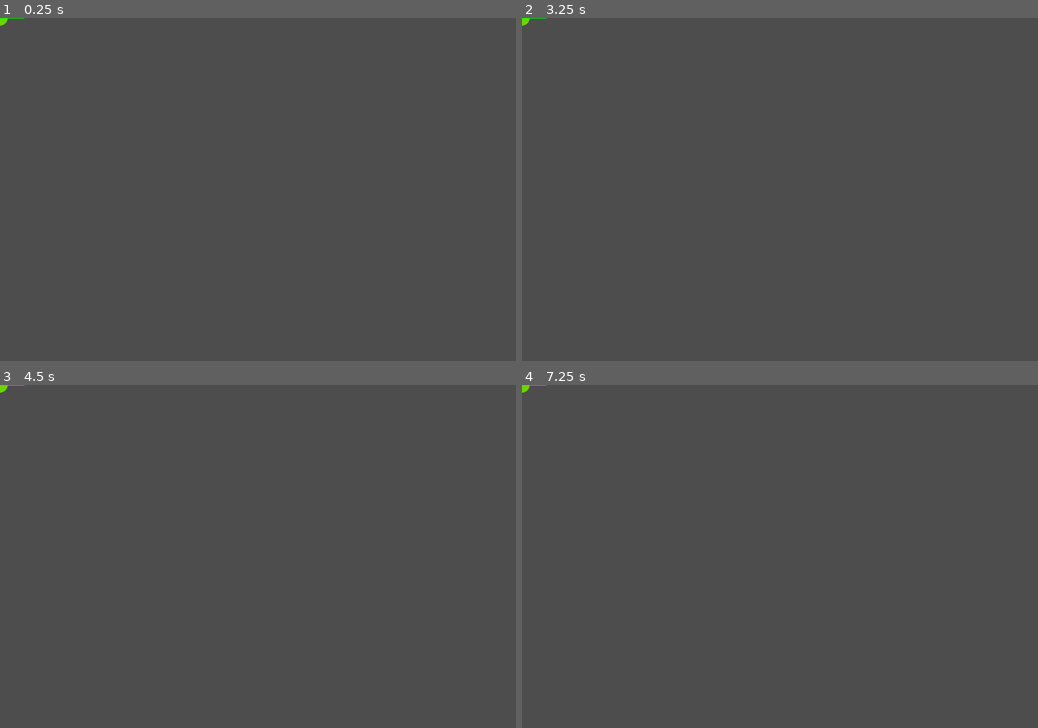
Above: before the commit, frames 1-4 (two rows, left to right).
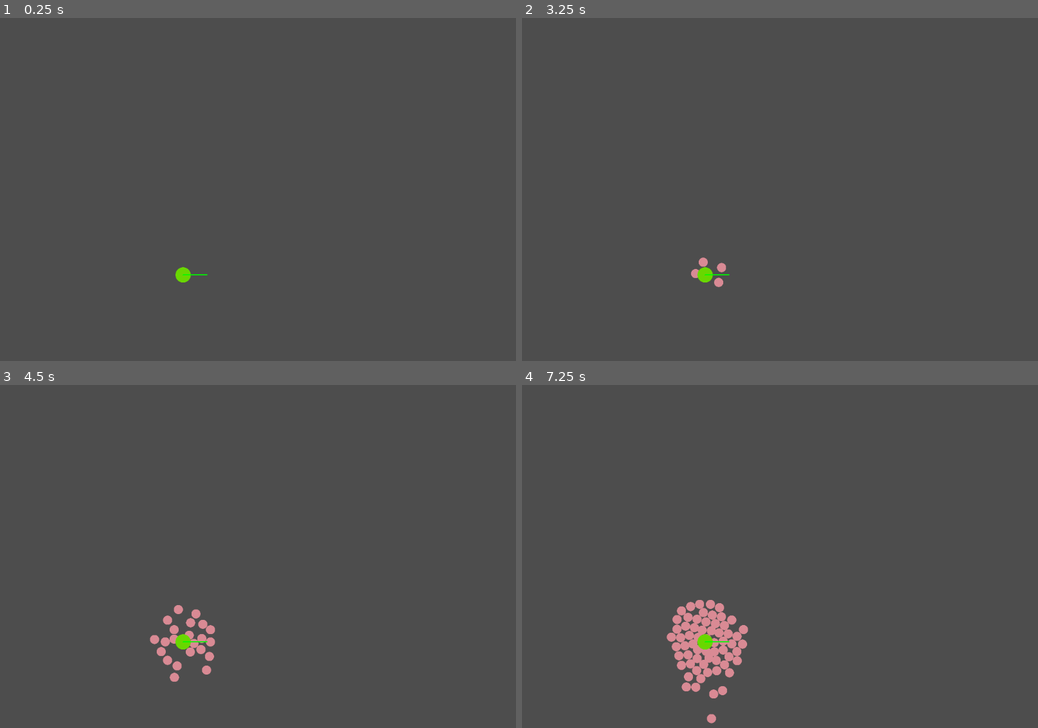
Above: after the commit, the same moments.

Repository: blekki/Bacteriostat
Game: Godot game, scene res://src/bacteriostat/bacteriostat.tscn
Two runs of this game, one before a commit and one after it. Both use one fixed random seed, a clock stepped at 60 frames per second and the inputs below.
Inputs (mouse positions are in pixels of both pictures, inside the frame that each line leads up to):
- Up to frame 1 (0.25 s): no input
- Up to frame 2 (3.25 s): tap Enter at 0.5, 2 s; move the mouse to (893, 172) at 0.52 s; press the mouse at (893, 172) at 0.53 s; tap Space at 1.25, 2.75 s; move the mouse to (676, 206) at 1.27 s; release the mouse at (676, 206) at 1.28 s; click (676, 206) at 1.35 s; move the mouse to (831, 114) at 2.02 s; press the mouse at (831, 114) at 2.03 s; move the mouse to (754, 258) at 2.77 s; release the mouse at (754, 258) at 2.78 s; click (754, 258) at 2.85 s
- Up to frame 3 (4.5 s): move the mouse to (412, 607) at 3.52 s; press the mouse at (412, 607) at 3.53 s; move the mouse to (103, 505) at 4.27 s; release the mouse at (103, 505) at 4.28 s; click (103, 505) at 4.35 s
- Up to frame 4 (7.25 s): move the mouse to (805, 556) at 5.02 s; press the mouse at (805, 556) at 5.03 s; move the mouse to (702, 470) at 5.77 s; release the mouse at (702, 470) at 5.78 s; click (702, 470) at 5.85 s; move the mouse to (893, 539) at 6.52 s; press the mouse at (893, 539) at 6.53 s

The runs differ from the first frame. In frame 1, 0.2% of the frame differs, in the area x 0-41%, y 0-78%; in frame 2, 0.3%; in frame 3, 1.0%; in frame 4, 2.5%, in the area x 0-44%, y 0-99%.
Error before the commit: Parse Error: Could not resolve class "PhotosynthesisState", because of a parser error. (res://src/behavior/state_machine.gd:4)

Commit message:
HUGE behavior update: 1. Added many the new states and methods 2. Optimized code

Diff:
--- a/src/bacterium/bacterium.gd
+++ b/src/bacterium/bacterium.gd
@@ -1,7 +1,7 @@
 class_name Bacterium
 extends CharacterBody2D
 
-signal energy_shed(global_position: Vector2, energy: int)
+signal energy_shed(global_position: Vector2, impulse: float, energy: int)
 
 # object parameters
 # > speed - pixel/sec
@@ -29,15 +29,12 @@
 func _ready():
 	_random.randomize()
 	_set_random_type()
-	await NavigationServer2D.map_changed
 	position = _generate_smart_point()
 
 func _process(delta: float):
 	$ViewDirection.rotate(view_direction_angle - $ViewDirection.rotation)
 
 func _physics_process(delta: float):
-	behavior_state.update(self)		# errors: fix state changer
-	behavior_state.do_task(self)
 	_physics_frame += 1
 
 	const UPDATE_INTERVAL = 2
@@ -78,8 +75,21 @@
 func set_navigation_field(field: Vector2):
 	_nav_field = field
 
+# <> need for identification "get" methods <>
+func get_bacterium_type() -> Enums.BacteriumTypes:
+	return type
+
+func get_pos() -> Vector2:
+	return position
 
 # <> Other methods <>
+func adjust_energy(energy: int) -> int:
+	const MAX_ENERGY: int = 100
+	const MIN_ENERGY: int = 0
+	energy = clamp(self.energy, MIN_ENERGY, MAX_ENERGY)
+	self.energy = energy
+	return energy	# return how much was added or removed
+
 func _generate_smart_point() -> Vector2:	# generate point inside navigation area
 	#generate random point inside nav_polygon
 	var point = Vector2(
@@ -91,11 +101,41 @@
 	var nearest_point = NavigationServer2D.map_get_closest_point(area, point)
 	return point
 
+## NOT RELEVANT
 func _find_target():
 	var nav_agent = $NavigationAgent
 	if nav_agent.is_navigation_finished():
 		nav_agent.target_position = _generate_smart_point()
 
+func _rotate_to_target(target_local_pos: Vector2):
+	$NavigationAgent.target_position = target_local_pos	# save target
+	var to_target = $NavigationAgent.target_position * 100 # multiply is need to make dash harder
+	var view_target = to_target - velocity # how to need rotate for come to the target with the fastest way
+
+	const ROTATION_WEIGHT: float = 0.1
+	view_direction_angle = lerp_angle(view_direction_angle, view_target.angle(), ROTATION_WEIGHT)
+
+## [pray] parameter must be [Bacterium] or [EnergyCell]
+func try_rotate_to_pray(own_dash_power: float, pray: Variant) -> bool:
+	var target: Vector2 = pray.position - position
+	var target_in_future = target.normalized() * own_dash_power + pray.velocity # how to need rotate to dash to the target with the fastest way
+	_rotate_to_target(target_in_future)
+
+	var view_direction = Vector2.RIGHT.rotated(view_direction_angle)
+	if abs(view_direction.angle_to(target_in_future)) < (FOV / 8):
+		return true
+	return false
+
+func dash(dash_power: float):
+	velocity += Vector2.RIGHT.rotated(view_direction_angle) * dash_power
+
+## [object] can be Bacterium or EnergyCell
+func smart_dash(dash_power: float, pray: Variant):
+	var is_rotated: bool = try_rotate_to_pray(dash_power, pray)
+	if is_rotated == true:
+		dash(dash_power)
+
+## NOT RELEVAT
 func _rotate_and_force():
 	var target = ($NavigationAgent.target_position - position)
 	var view_target = target - velocity # how to need rotate for come to the target with the fastest way
@@ -122,22 +162,66 @@
 	if collider:
 		velocity += collider.get_normal() * (COLLISION_DEFLECTION)
 
+func nearby_objects(area_radius: float) -> Array:
+	const RAYS_COUNT: int = 32
+	var objects_in_area: Array = []
+	var space_state = get_world_2d().direct_space_state
+
+	# use raycast to findind nearby objects
+	Debug.remove_layer(debug_layer)
+	debug_layer = Debug.get_new_layer()
+	for i in range(0, RAYS_COUNT):
+		var ray_rotation = (PI * 2) / RAYS_COUNT * i
+		var target = global_position + Vector2.RIGHT.rotated(ray_rotation) * area_radius
+
+		var query = PhysicsRayQueryParameters2D.create(global_position, target)
+		query.collision_mask = 6 # 2 and 3
+		query.exclude = [get_rid()]
+
+		var result = space_state.intersect_ray(query)
+		if result:
+			var collider = result.collider
+			if collider is CharacterBody2D:
+				objects_in_area.push_back(collider)
+				#print("Find: ", collider.name)
+
+		Debug.add_line(
+			debug_layer,
+			global_position,
+			target,
+			Enums.DEBUG_OBJECT_COLORS[Enums.ObjectTypes.NONE]
+		)
+
+	return objects_in_area
 
 func photosynthesing():
 	if energy + 1 <= HIGTER_ENERGY_LIMIT:
 		energy += 1
 
-func recycle_energy():
-	const LOWER_ENERGY_LIMIT: int = 0
-	if energy - 5 >= LOWER_ENERGY_LIMIT:
-		energy -= 5
-
-func shedding():
+func shedding(impulse: float):
 	const MIN_ENERGY: int = 25
 	const MAX_ENERGY: int = 35
-	var cell_energy: int = _random.randf_range(25, 35)		# todo: add value rage (like 25..35)
-	self.energy -= cell_energy
-	energy_shed.emit(global_position, cell_energy)
+	var cell_energy: int = _random.randi_range(MIN_ENERGY, MAX_ENERGY) * -1
+	var can_be_used_energy = self.adjust_energy(cell_energy)
+	energy_shed.emit(global_position, impulse, can_be_used_energy)
+
+func vampirism(pray: Variant):
+	const VAMPIRISM_RADIUS: int = 40
+	const VAMPIRISM_POWER: int = 1 	# per behavior tick
+	const LERP_WEIGHT: float = 0.1
+
+	var distance: Vector2 = pray.global_position - global_position
+	if distance.length() > VAMPIRISM_RADIUS:
+		global_position = global_position.lerp(pray.global_position, LERP_WEIGHT)
+	else:
+		var can_be_consumed = pray.adjust_energy(-VAMPIRISM_POWER)
+		self.adjust_energy(can_be_consumed)
+
+## If no lure is nearby, throw one
+func try_throw_lure(impulse: float, nearby_objects: Array[InfoPack]):
+	var cell_pack: InfoPack = InfoUtils.get_nearest_energy_cell(nearby_objects)
+	if cell_pack.object_type == Enums.ObjectTypes.NONE:
+		shedding(impulse)
 
 # <> other <>
 func _on_clickable_area_input_event(viewport: Node, event: InputEvent, shape_idx: int):
--- a/src/behavior/green_special/photosynthesis_state.gd
+++ b/src/behavior/green_special/photosynthesis_state.gd
@@ -1,14 +1,19 @@
 class_name PhotosynthesisState
 extends RefCounted
 
-func update(bacterium: Bacterium):
 static var name: String = "Photosynthesis"
 
-	#if Singlton.time_season == Enums.TimeSeasons.Night:
-		#bacterium.behavior_state = StateMachine.energy_recycle
+static func apply(bacterium: Bacterium):
+	_photosynthesing(bacterium)
+	_try_change_state(bacterium)
 
+static func _photosynthesing(bacterium: Bacterium):
+	bacterium.photosynthesing()
+
+static func _try_change_state(bacterium: Bacterium):
+	# if night is comming
+	if Singlton.time_season == Enums.TimeSeasons.NIGHT:
+		bacterium.behavior_state = StateMachine.silent_hunting
+	# if too much energy
 	if bacterium.energy >= bacterium.OVERAGE_ENERGY_LIMIT:
 		bacterium.behavior_state = StateMachine.shadding
-
-func do_task(bacterium: Bacterium):
-	bacterium.photosynthesing()
--- a/src/behavior/green_special/shadding_state.gd
+++ b/src/behavior/green_special/shadding_state.gd
@@ -1,11 +1,17 @@
 class_name ShaddingState
 extends RefCounted
 
-func update(bacterium: Bacterium):
-	# nothing
-	pass
 static var name: String = "Shadding"
 
-func do_task(bacterium: Bacterium):
-	bacterium.shedding()
+static func apply(bacterium: Bacterium):
+	_shedding(bacterium)
+	_change_state(bacterium)
+
+static func _shedding(bacterium: Bacterium):
+	const MIN_IMPULSE: int = 80
+	const MAX_IMPULSE: int = 120
+	var impulse = randf_range(MIN_IMPULSE, MAX_IMPULSE)
+	bacterium.shedding(impulse)
+
+static func _change_state(bacterium: Bacterium):
 	bacterium.behavior_state = StateMachine.photosynthesis
--- /dev/null
+++ b/src/behavior/green_special/silent_hunting_state.gd
@@ -0,0 +1,83 @@
+## Attension!!! : Works only with the "Green" bacteria
+class_name SilentHuntingState
+extends RefCounted
+
+const HUNTING_RADIUS: int = 250	# in pixels
+const DASH_POWER: int = 100
+# between "HUNTING_AREA" and "LURE_RADIUS" contains zone "NO_ACTION"
+const LURE_RADIUS: int = 230
+const DASH_RADIUS: int = 180
+const VAMPIRISM_RADIUS: int = 50
+
+var name: String = "Silent Hunting"
+
+# <> methods <>
+func apply(bacterium: Bacterium):
+	_silent_hunting(bacterium)
+	_try_change_state(bacterium)
+
+func _silent_hunting(bacterium: Bacterium):
+	# get the all nearby objects in the hunting area
+	var nearby_objects: Array[InfoPack] = []
+	nearby_objects = _environment_analyzer(bacterium)
+
+	# find a nearest prey
+	if nearby_objects.size() > 0:
+		var pray_info: InfoPack = InfoUtils.get_nearest_pray(nearby_objects)
+		if pray_info.object_type != Enums.ObjectTypes.NONE:
+			_choice_action(bacterium, nearby_objects, pray_info)
+
+func _environment_analyzer(observer: Bacterium) -> Array[InfoPack]:
+	var unknown_objects = observer.nearby_objects(HUNTING_RADIUS)	# can be EnergyCells or Bacteria
+
+	# init var's
+	var nearby_objects: Array[InfoPack] = []
+	var obj_type: Enums.ObjectTypes = Enums.ObjectTypes.NONE
+
+	# identification
+	for obj in unknown_objects:
+		if obj.has_method("get_bacterium_type"):
+			obj_type = _bacterium_analyzer(observer, obj.get_bacterium_type())
+		if obj.has_method("get_cell_type"):
+			obj_type = Enums.ObjectTypes.INEDIBLE	# green bacteria can't eat energy cells
+
+		nearby_objects.push_back(
+			InfoPack.new(obj, obj_type)
+		)
+
+		# remove in release version
+		Debug.add_line(
+			observer.debug_layer,
+			observer.position,
+			obj.get_pos(),
+			Enums.DEBUG_OBJECT_COLORS[obj_type]
+		)
+
+	return nearby_objects
+
+func _bacterium_analyzer(bacterium: Bacterium, target: Enums.BacteriumTypes) -> Enums.ObjectTypes:
+	var relationship: Enums.ObjectTypes
+
+	if target == Enums.BacteriumTypes.GREEN:
+		relationship = Enums.ObjectTypes.NEUTRAL
+	else: relationship = Enums.ObjectTypes.PRAY		# anyway other bacteria is the prays
+
+	return relationship
+
+## Decide what kind action must be used if nearby environment full of objects.
+func _choice_action(bacterium: Bacterium, nearby_objects: Array[InfoPack], pray_info: InfoPack):
+	var distance: float = (pray_info.object.position - bacterium.position).length()
+	match distance:
+		var a when (a < VAMPIRISM_RADIUS):
+			bacterium.vampirism(pray_info.object)
+		var a when (a < DASH_RADIUS):
+			bacterium.smart_dash(DASH_POWER, pray_info.object)
+		var a when (a < LURE_RADIUS):
+			const lure_impulse: float = 100
+			bacterium.try_throw_lure(lure_impulse, nearby_objects)
+
+func _try_change_state(bacterium: Bacterium):
+	# change the behavior to peaceful if a day has come
+	if Singlton.time_season == Enums.TimeSeasons.DAY:
+		Debug.remove_layer(bacterium.debug_layer)
+		bacterium.behavior_state = StateMachine.photosynthesis
--- a/src/behavior/state_machine.gd
+++ b/src/behavior/state_machine.gd
@@ -1,8 +1,13 @@
 class_name StateMachine
 extends RefCounted
 
+static var waiting_state = WaitingState.new()
 static var photosynthesis = PhotosynthesisState.new()
 static var shadding = ShaddingState.new()
+static var silent_hunting = SilentHuntingState.new()
 
 static func get_start_green_bacterium_state() -> RefCounted:	# todo: set normal returning type
-	return PhotosynthesisState
+	return photosynthesis
+
+static func get_start_purple_bacterium_state() -> RefCounted:	# todo: set normal returning type
+	return waiting_state
--- /dev/null
+++ b/src/behavior/waiting_state.gd
@@ -0,0 +1,9 @@
+class_name WaitingState
+extends RefCounted
+
+static var name: String = "Waiting"
+
+## Parameter [bacterium] is needed to keep a duck typing abstaction
+static func apply(bacterium: Bacterium):
+	# just wait... no more
+	pass
--- a/src/map/map.gd
+++ b/src/map/map.gd
@@ -46,19 +46,16 @@
 	right_border.position = Vector2(MAP_WIDTH, MAP_HEIGHT / 2)
 	right_border.scale = Vector2(NO_SCALE, UPSCALE)
 
-func _on_bacterium_energy_shed(global_position: Vector2, energy: int):	# create energy_cell
+func _on_bacterium_energy_shed(global_position: Vector2, impulse: float, energy: int):	# create energy_cell
 	var cell: EnergyCell = energy_cell_instance.instantiate()
 	cell.cell_name = "Grass Cell"
 	cell.type = Enums.EnergyCellTypes.GRASS
 	cell.energy_equivalent = energy
 
-	# create random impuls in random direction
-	const MIN_IMPULSE: int = 40
-	const MAX_IMPULSE: int = 80
-	var power = randf_range(MIN_IMPULSE, MAX_IMPULSE)
+	# add impulse to the cell
 	var direction = Vector2.RIGHT.rotated(randf_range(0, PI * 2))
-	var impulse = direction * power
-	cell.velocity = impulse
+	var new_velocity = direction * impulse
+	cell.velocity = new_velocity
 
 	# set start position
 	const OFFSET: int = 20
--- a/src/singlton.gd
+++ b/src/singlton.gd
@@ -1,3 +1,4 @@
+# Global class for saving shared data
 extends Node
 
 var time_season = Enums.TimeSeasons.DAY
Not shown, added: src/behavior/green_special/silent_hunting_state.gd.uid
Not shown, added: src/behavior/waiting_state.gd.uid
